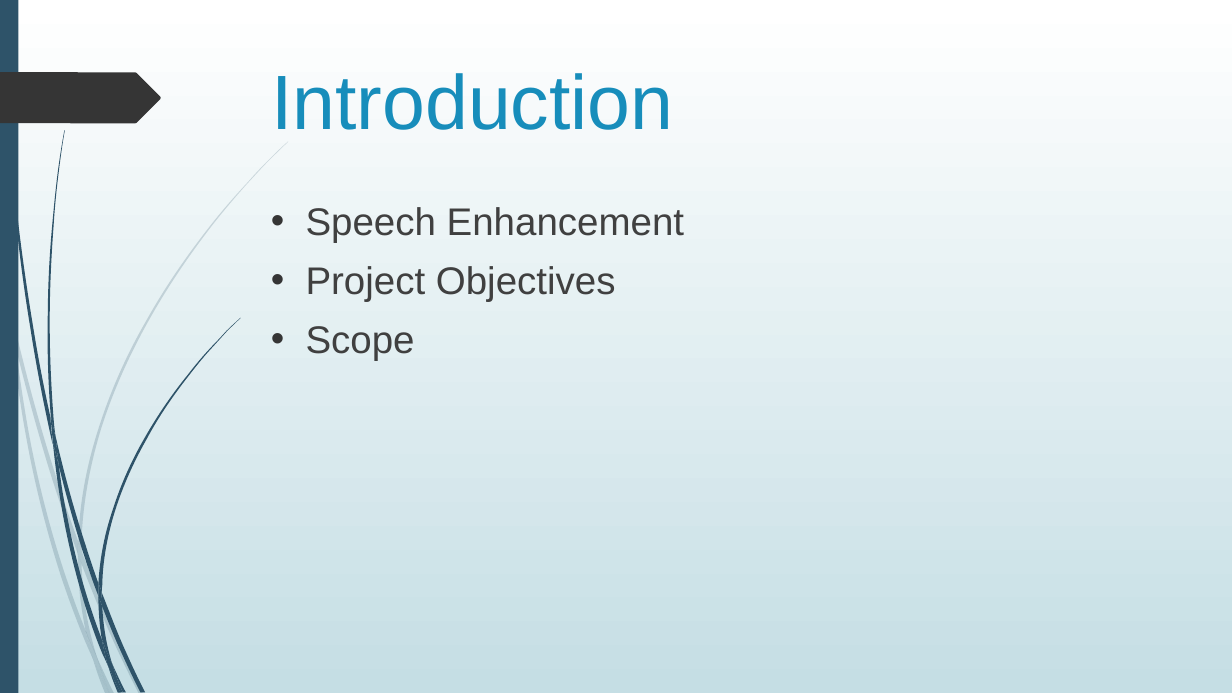
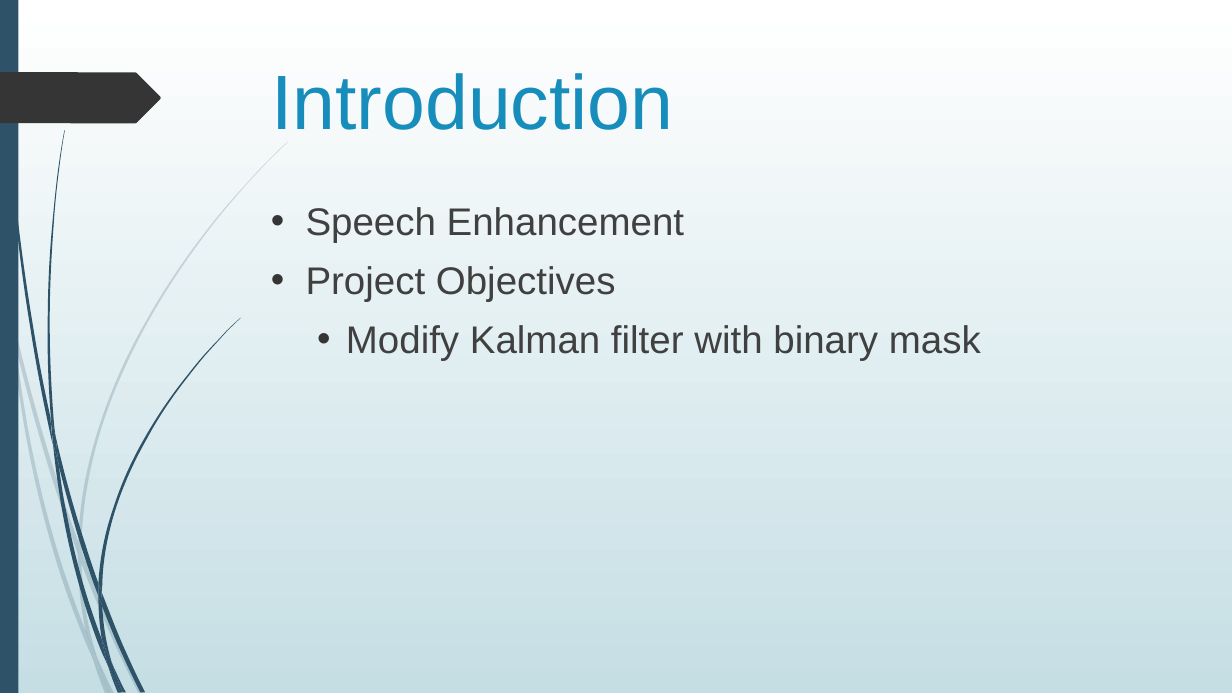
Before and after one commit to jygoh1/FinalYearProject, a slide deck: slide 3 of Presentation/draft_other.pptx. Drawn at 1232x693 pixels with LibreOffice and Linux fonts; fonts in the diff are those of the drawing. Boxes give left, top, right and bottom in pixels: in the first picture for what was removed or moved away, otherwise in the second. Text is boxed around its words. In the diff, an @@ line names an element or a change of style, - is before the commit and + after.

```diff
--- a/Presentation/draft_other.pptx
+++ b/Presentation/draft_other.pptx
@@ text at [346, 325, 981, 361]: text changed @@
-• Scope
+  • Modify Kalman filter with binary mask
```
Also in this commit, not shown: 13 other slides changed, 4 slides removed, 4 other files.
